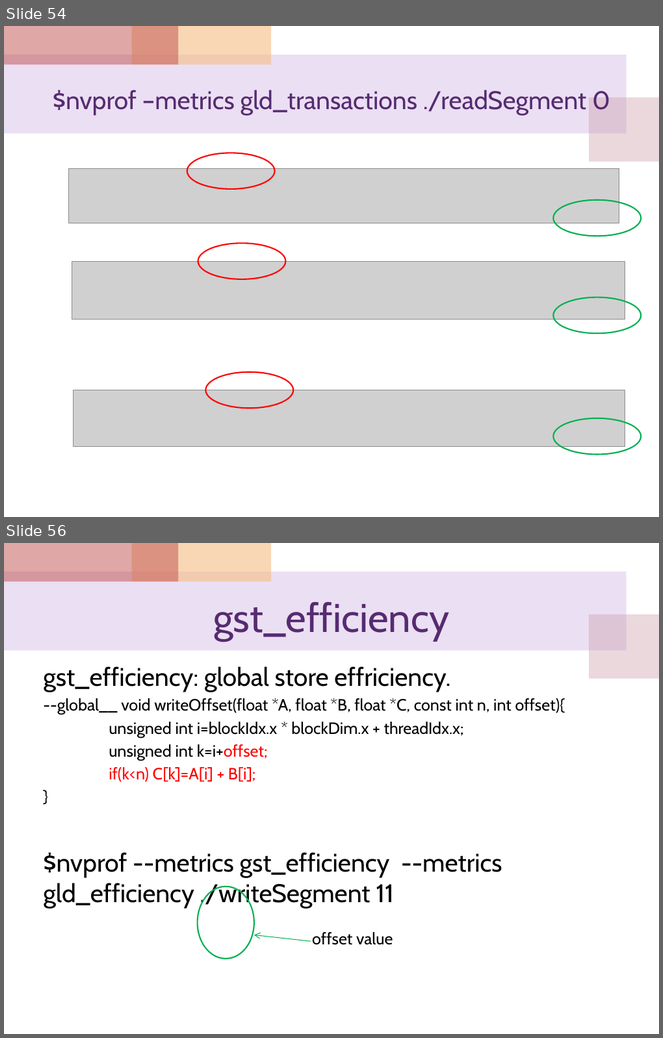
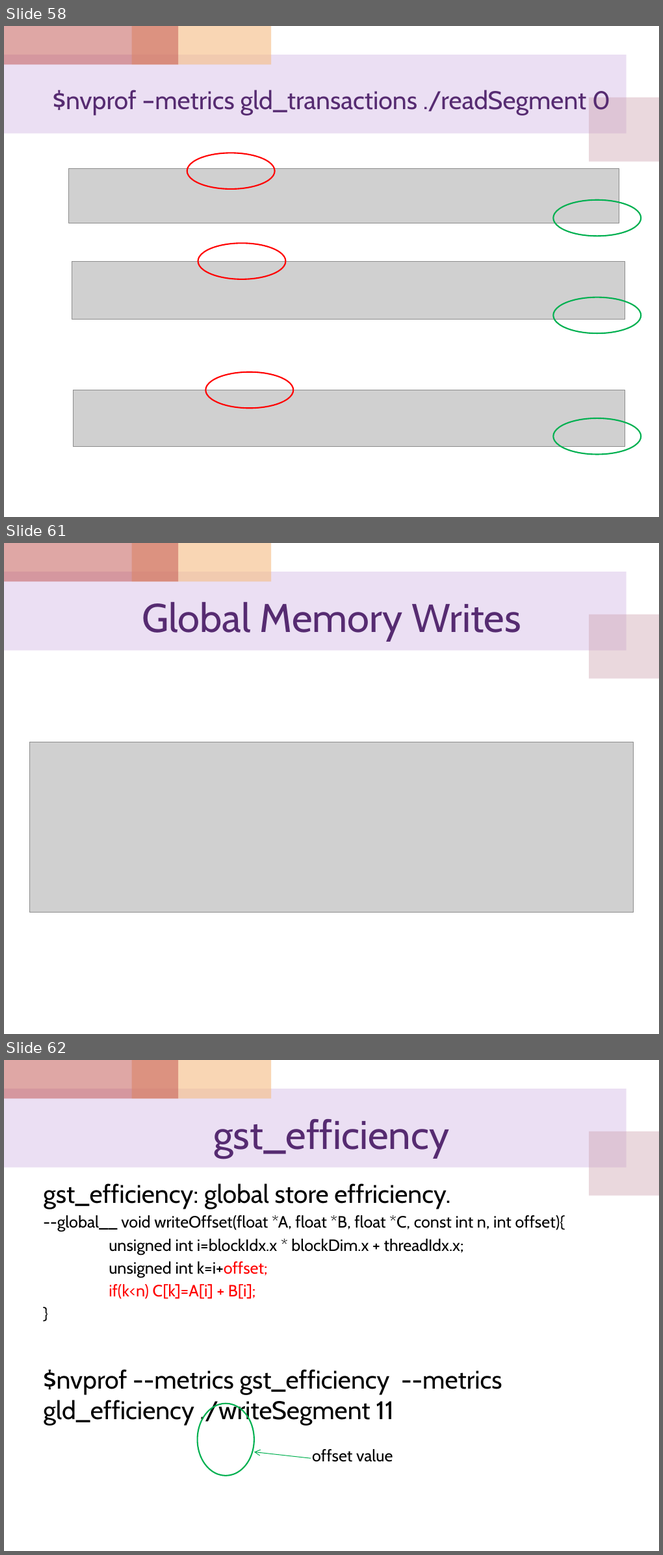
Before and after one commit to cocojk/major, a slide deck: gpu/EE817 Lecture 5 CUDA Memory Architecture.pptx. Shown one above the other, each under a label of ours: slides 54 and 56 before the commit, slides 58, 61 and 62 after it; the slides between them are not shown. The pictures are 663x1038 and 663x1555 pixels, drawn with LibreOffice and Linux fonts; fonts in the diff are those of the drawing; grey boxes stand for pictures. Boxes give left, top, right and bottom in pixels: in the first picture for what was removed or moved away, otherwise in the second. Text is boxed around its words. In the diff, an @@ line names an element or a change of style, - is before the commit and + after.

```diff
--- a/gpu/EE817 Lecture 5 CUDA Memory Architecture.pptx
+++ b/gpu/EE817 Lecture 5 CUDA Memory Architecture.pptx
@@ slide 61 added at (4,543,659,1034), background #FFFFFF; not listed: 4 template elements that a slide beside it also shows @@
@@ title added at (142,602,521,641), 44 pt, text #562B71 @@
+Global Memory Writes
@@ picture added at (29,742,633,913) @@
@@ what was slide 54 is now slide 58 @@
@@ what was slide 56 is now slide 62 @@
```
Also in this commit, not shown: 13 slides changed, 5 other slides added, 2 other files.
